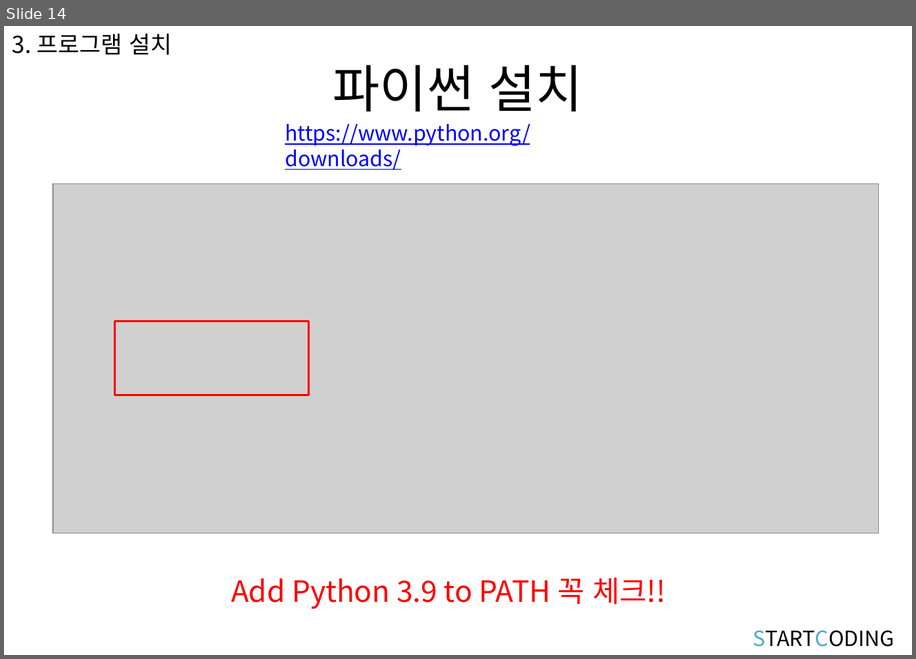
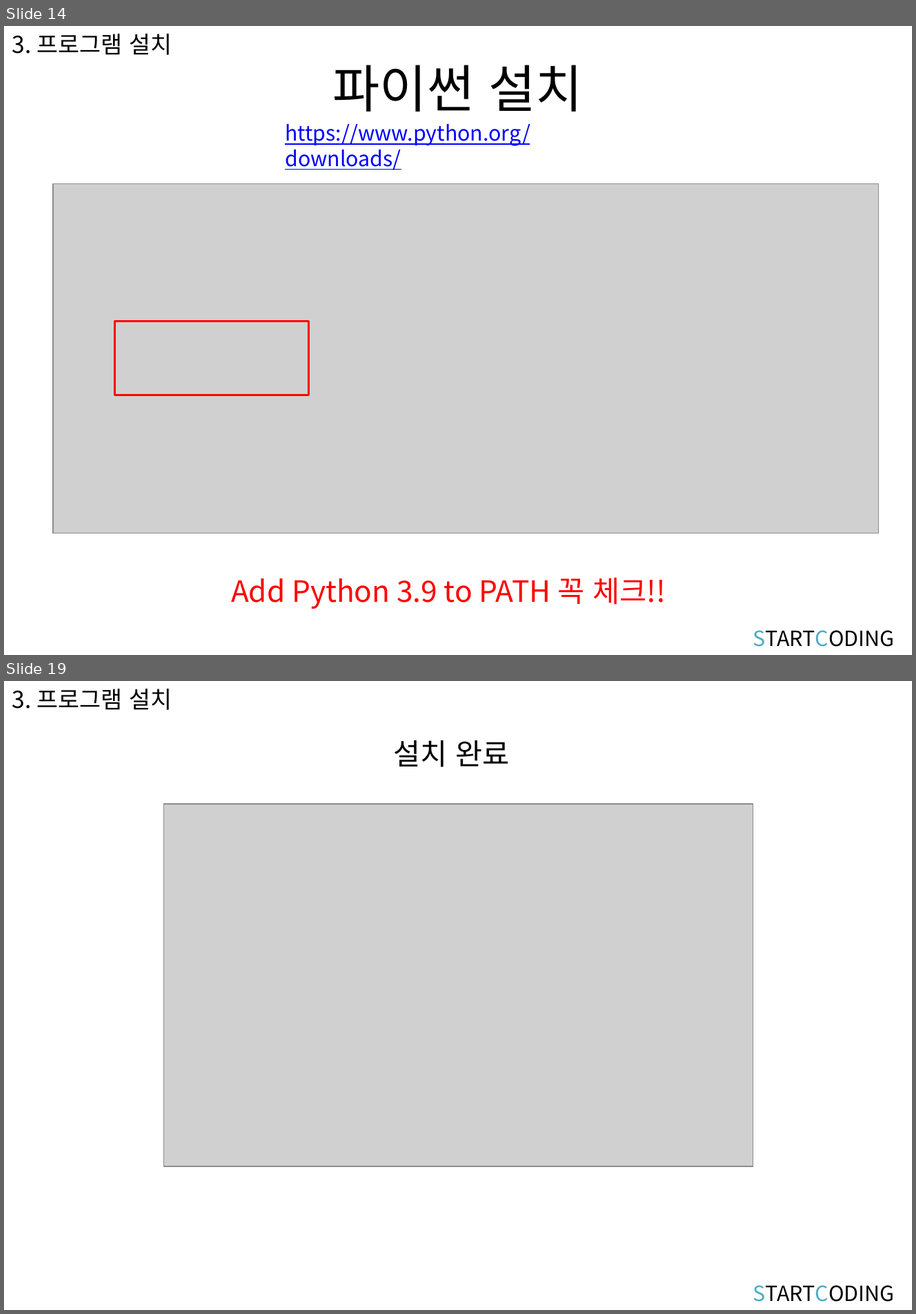
Before and after one commit to kwonkijun/python, a slide deck: 파이썬기초(PPT)/파이썬 기초 1강_강의소개.pptx. Shown one above the other, each under a label of ours: slide 14 before the commit, slides 14 and 19 after it; the slides between them are not shown. The pictures are 916x659 and 916x1314 pixels, drawn with LibreOffice and Linux fonts; fonts in the diff are those of the drawing; grey boxes stand for pictures. Boxes give left, top, right and bottom in pixels: in the first picture for what was removed or moved away, otherwise in the second. Text is boxed around its words. In the diff, an @@ line names an element or a change of style, - is before the commit and + after.

```diff
--- a/파이썬기초(PPT)/파이썬 기초 1강_강의소개.pptx
+++ b/파이썬기초(PPT)/파이썬 기초 1강_강의소개.pptx
@@ slide 19 added at bbox=[4, 681, 912, 1310], background #FFFFFF @@
@@ text added at bbox=[12, 689, 172, 710], 20 pt, text #000000 @@
+3. 프로그램 설치
@@ text added at bbox=[393, 740, 509, 767], 25.2 pt, text #000000 @@
+설치 완료
@@ picture added at bbox=[164, 805, 753, 1167] @@
@@ text added at bbox=[753, 1285, 895, 1301], 18 pt, text #000000 @@
+STARTCODING
```
Also in this commit, not shown: 6 other slides added, 36 other files.
